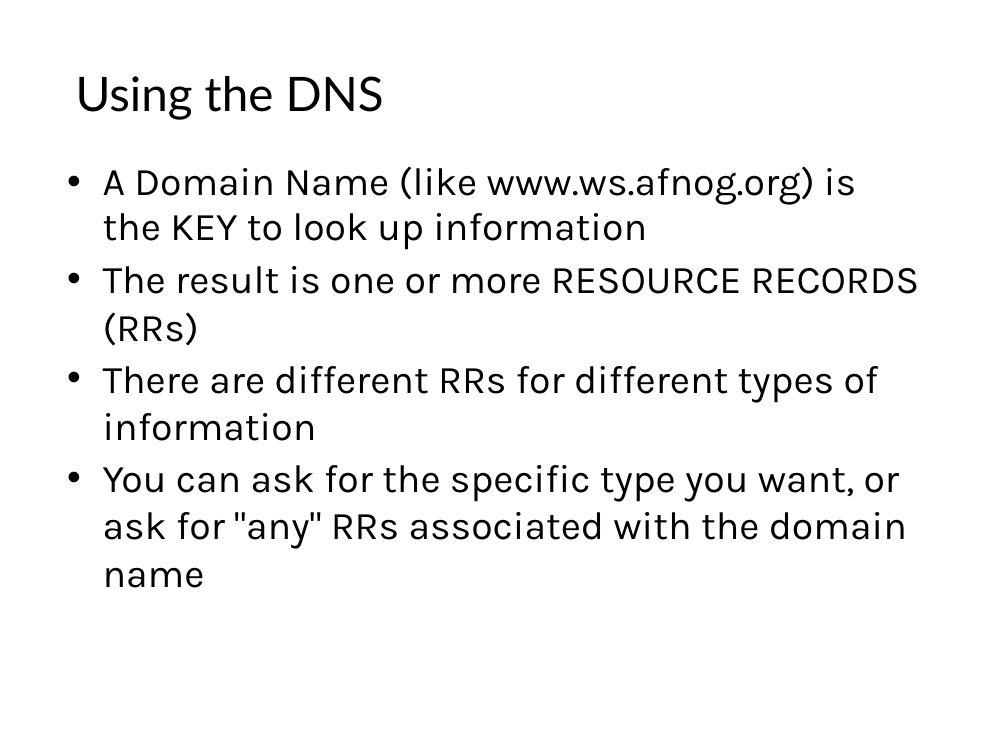
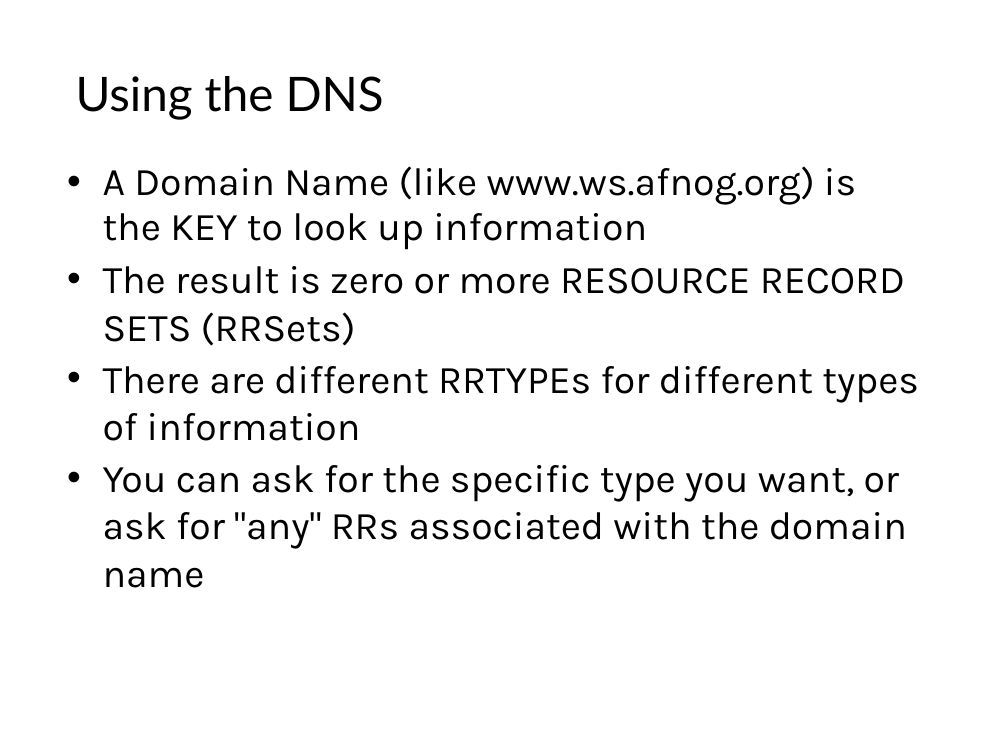
Before and after one commit to afnog/sse, a slide deck: slide 9 of dns/dns1-presentation.pptx. Drawn at 1008x756 pixels with LibreOffice and Linux fonts; fonts in the diff are those of the drawing; background and template pictures are left out. Boxes give left, top, right and bottom in pixels: in the first picture for what was removed or moved away, otherwise in the second. Text is boxed around its words. In the diff, an @@ line names an element or a change of style, - is before the commit and + after.

```diff
--- a/dns/dns1-presentation.pptx
+++ b/dns/dns1-presentation.pptx
@@ text at [103,266,919,441]: text changed @@
-• The result is one or more RESOURCE RECORDS (RRs)
-• There are different RRs for different types of information
+• The result is zero or more RESOURCE RECORD SETS (RRSets)
+• There are different RRTYPEs for different types of information
```
Also in this commit, not shown: 8 other slides changed, 4 other files.
